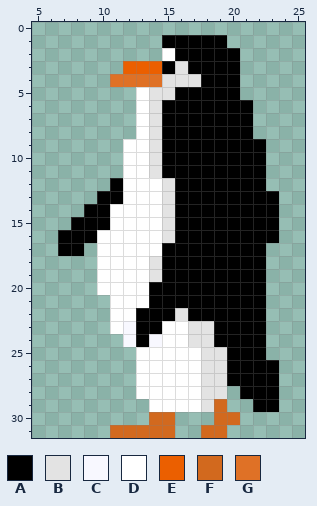
Pixel-art sprite, stored at Assets/Sprites/Animation/Sprite-0002.png. Above is the file before it was changed.
The file is 32x32 pixels. Colours within 5 levels of each other are drawn and written as one. Shown: x 5..25, y 0..31.
Palette (. is transparent): A #000000  B #e3e3e3  C #f8f8ff  D #ffffff  E #eb5f00  F #d2691e  G #df7126
Pixels before, first column x 7:
 1 ........AAAAA....
 2 ........DAAAAA...
 3 .....EEEABAAAA...
 4 ....GGGGBBBAAA...
 5 ......DBBAAAAA...
 6 ......DBAAAAAAA..
 7 ......DBAAAAAAA..
 8 ......DBAAAAAAA..
 9 .....DDBAAAAAAAA.
10 .....DDBAAAAAAAA.
11 .....DDBAAAAAAAA.
12 ....ADDDBAAAAAAA.
13 ...AADDDBAAAAAAAA
14 ..AADDDDBAAAAAAAA
15 .AAADDDDBAAAAAAAA
16 AAADDDDDBAAAAAAAA
17 AA.DDDDDAAAAAAAA.
18 ...DDDDBAAAAAAAA.
19 ...DDDDBAAAAAAAA.
20 ...DDDDAAAAAAAAA.
21 ....DDDAAAAAAAAA.
22 ....DDAAABAAAAAA.
23 ....DCAADDBBAAAA.
24 .....CACDDBBAAAA.
25 ......DDDDDBBAAA.
26 ......DDDDDBBAAAA
27 ......DDDDDBBAAAA
28 ......DDDDDBB.AAA
29 .......DDDDBF..AA
30 .......FF...FF...
31 ....FFFFF..FF....
The same view after the edit:
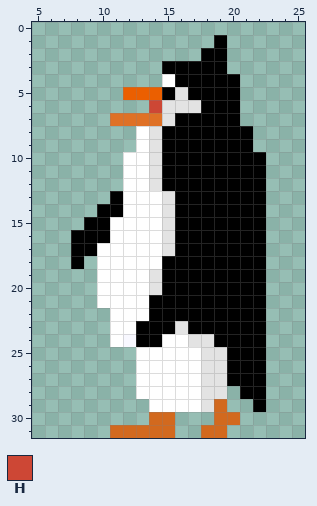
Colours new in this view: H #cd4735
Difference:
Colour A now appears in row 17 at x 9; in row 18 at x 8.
The author changed colour B to colour A in row 3 at x 16; in row 4 at x 16 to 17; in row 5 at x 15; in row 12 at x 15; in row 22 at x 16; in row 23 at x 17 to 18.
The author changed colour C to colour A in row 24 at x 14.
The author changed colour D to colour A in row 14 at x 11; in row 16 at x 10; in row 23 at x 15.
The author changed colour A to colour B in row 5 at x 16; in row 6 at x 15 to 17; in row 7 at x 15; in row 17 at x 15; in row 20 at x 14.
The author changed colour D to colour B in row 12 at x 14; in row 23 at x 16.
Colour D now appears in row 21 at x 10; in row 24 at x 11.
The author changed colour A to colour D in row 22 at x 13.
The author changed colour B to colour D in row 4 at x 15; in row 18 at x 14.
The author changed colour C to colour D in row 23 at x 12.
Colour E now appears in row 5 at x 12.
The author changed colour B to colour E in row 5 at x 14.
The author changed colour D to colour E in row 5 at x 13.
Colour G now appears in row 7 at x 11 to 12.
The author changed colour B to colour G in row 7 at x 14.
The author changed colour D to colour G in row 7 at x 13.
The author changed colour B to colour H in row 6 at x 14.
The edit erases colour A in row 1 at x 15 to 18; in row 2 at x 16 to 17 and 20; in row 3 at x 20; in rows 6 to 7 at x 21; in row 9 at x 22; in row 12 at x 11.
The edit erases colour A in row 13 at x 10 and 23; in row 14 at x 9 and 23; in row 15 at x 8 and 23; in row 16 at x 7 and 23; in row 17 at x 7; in rows 26 to 29 at x 23.
The edit erases colour D in row 2 at x 15; in row 6 at x 13; in row 9 at x 12.
The edit erases colour E in row 3 at x 12 to 14.
The edit erases colour G in row 4 at x 11 to 14.
Where, in picture pixels (left, top, right, bottom), the same in both pictures:
changed: (58, 35, 279, 347)
erased: (266, 360, 279, 412)
